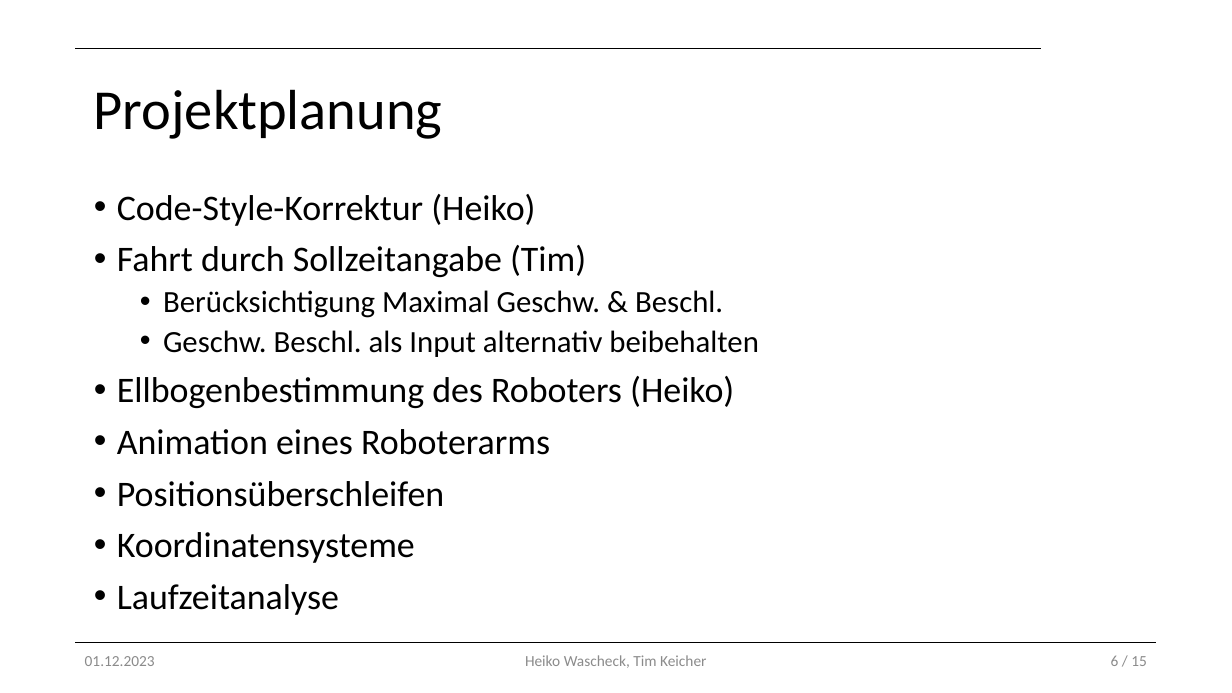
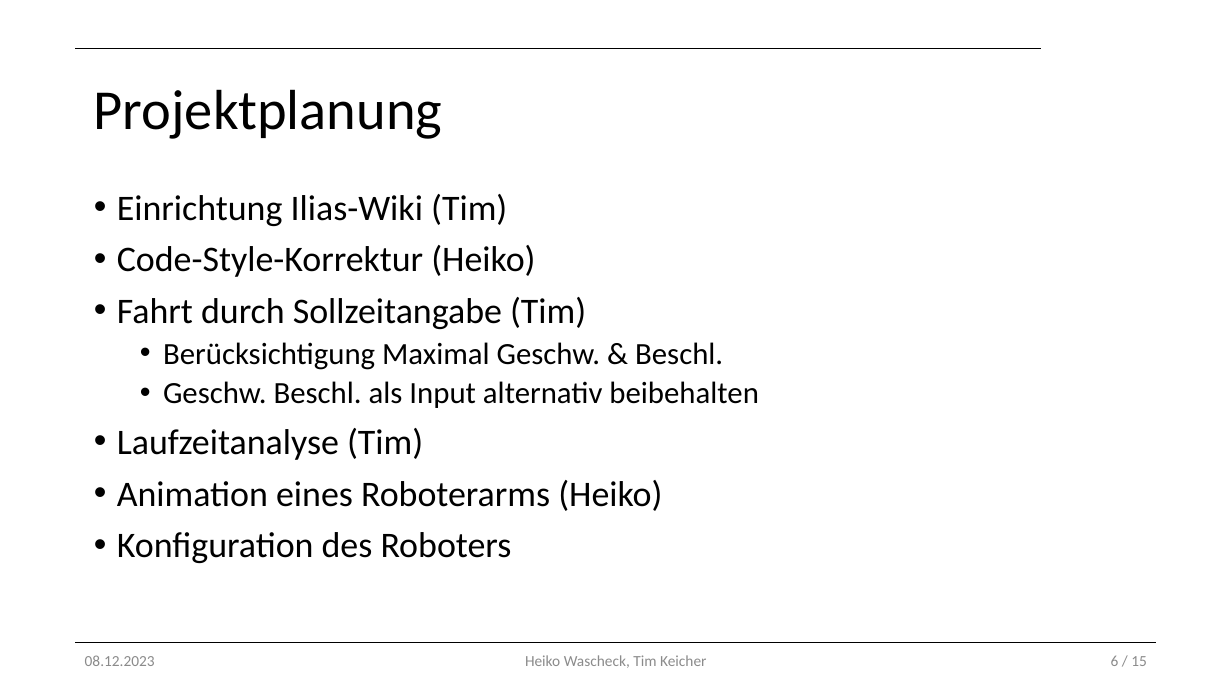
Before and after one commit to Tim-Keicher/AKR-Interpolation, a slide deck: slide 6 of Projektverlauf.pptx. Drawn at 1232x693 pixels with LibreOffice and Linux fonts; fonts in the diff are those of the drawing; background and template pictures are left out. Boxes give left, top, right and bottom in pixels: in the first picture for what was removed or moved away, otherwise in the second. Text is boxed around its words. In the diff, an @@ line names an element or a change of style, - is before the commit and + after.

```diff
--- a/Projektverlauf.pptx
+++ b/Projektverlauf.pptx
@@ text at [117,194,507,226]: paragraph added @@
+• Einrichtung Ilias-Wiki (Tim)
@@ text at [117,428,662,563]: text changed @@
-• Ellbogenbestimmung des Roboters (Heiko)
-• Animation eines Roboterarms
-• Positionsüberschleifen
-• Koordinatensysteme
-• Laufzeitanalyse
+• Laufzeitanalyse (Tim)
+• Animation eines Roboterarms (Heiko)
+• Konfiguration des Roboters
@@ text at [85,655,155,666]: text changed @@
-01.12.2023
+08.12.2023
```
Also in this commit, not shown: 5 other slides changed, 1 slide added.
